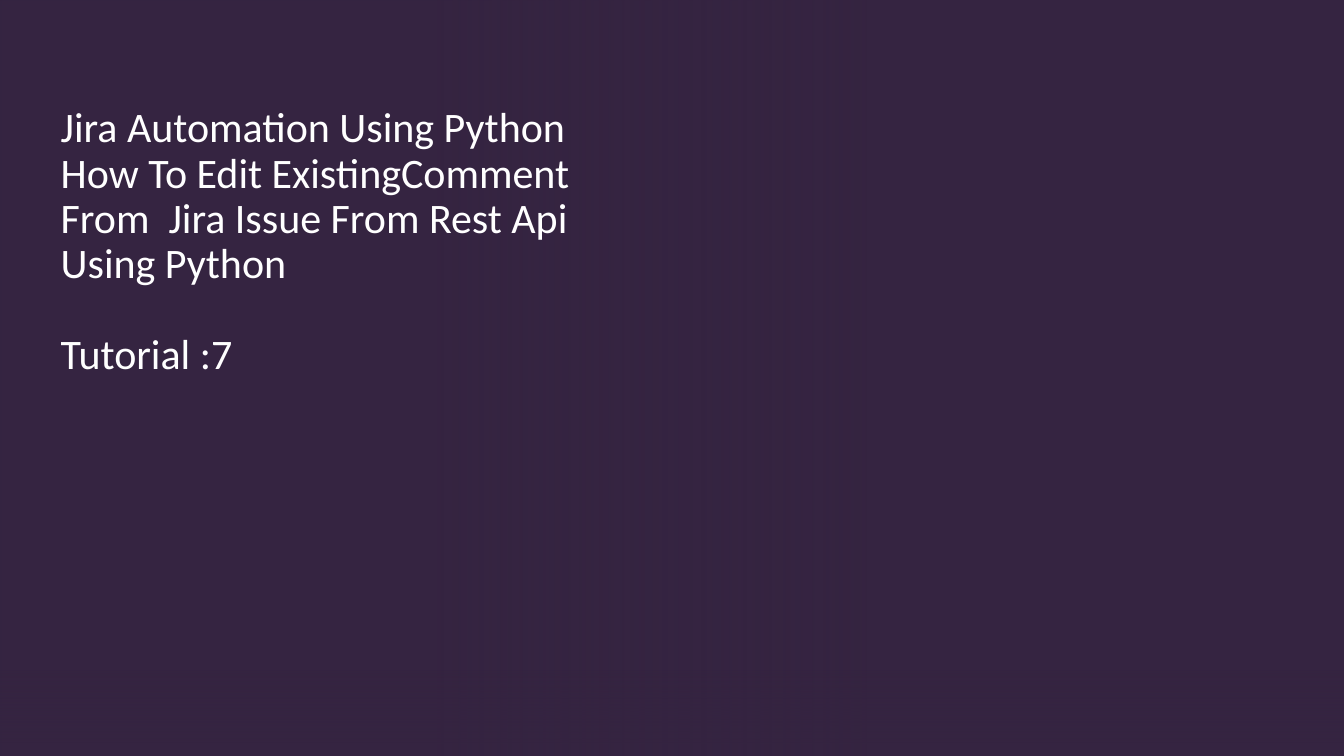
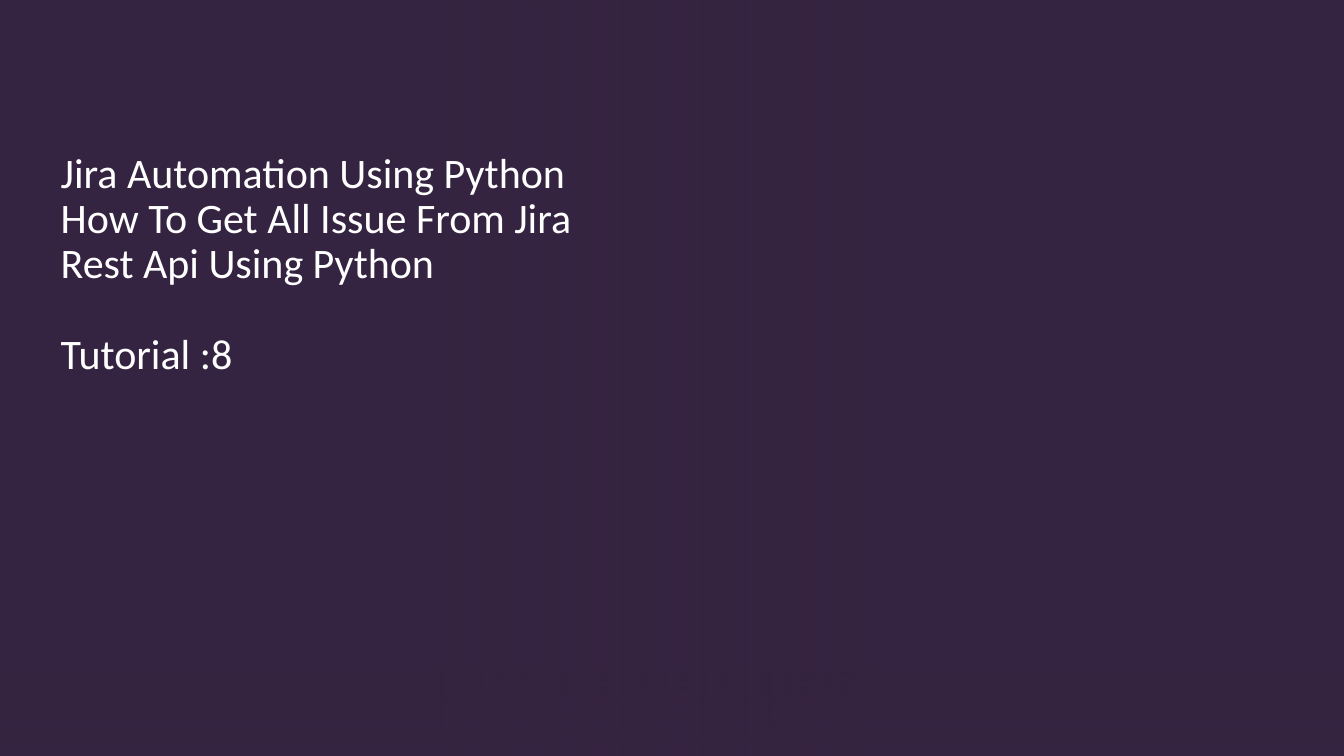
Before and after one commit to ronidas39/jira_automation, a slide deck: slide 1 of jira_tutorial_7.pptx. Drawn at 1344x756 pixels with LibreOffice and Linux fonts; fonts in the diff are those of the drawing; background and template pictures are left out. Boxes give left, top, right and bottom in pixels: in the first picture for what was removed or moved away, otherwise in the second. Text is boxed around its words. In the diff, an @@ line names an element or a change of style, - is before the commit and + after.

Commit message:
tutorial11

```diff
--- a/jira_tutorial_7.pptx
+++ b/jira_tutorial_7.pptx
@@ title at (61,159,571,370): text changed @@
-Jira Automation Using Python
-How To Edit ExistingComment From Jira Issue From Rest Api Using Python
-Tutorial :7
+Jira Automation Using Python
+How To Get All Issue From Jira Rest Api Using Python
+Tutorial :8
```
Also in this commit, not shown: 2 other slides changed, 4 other files.
